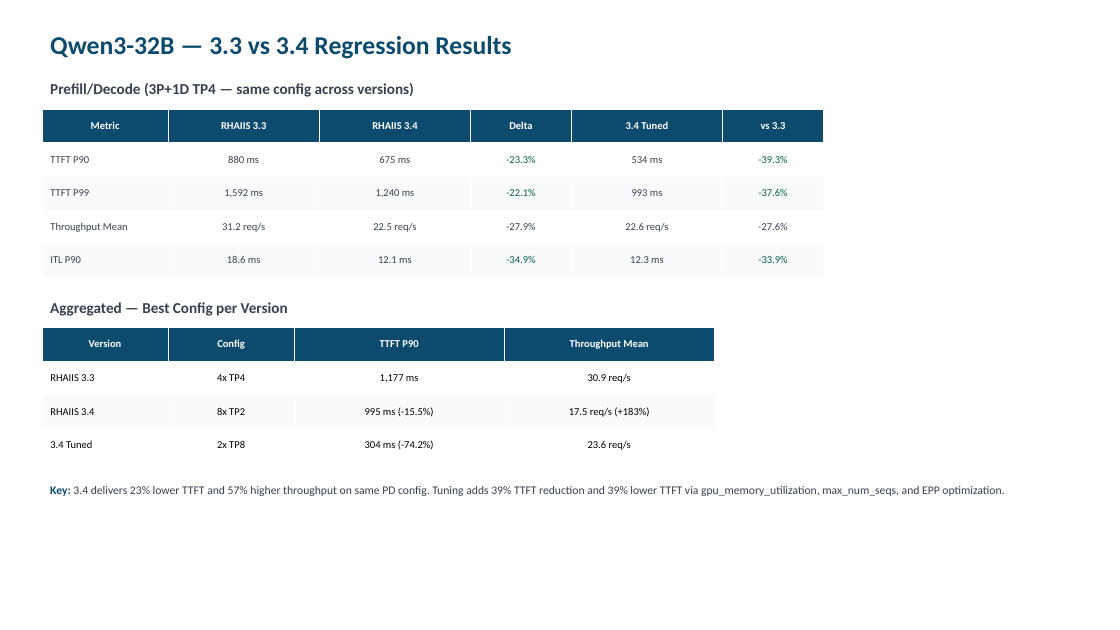
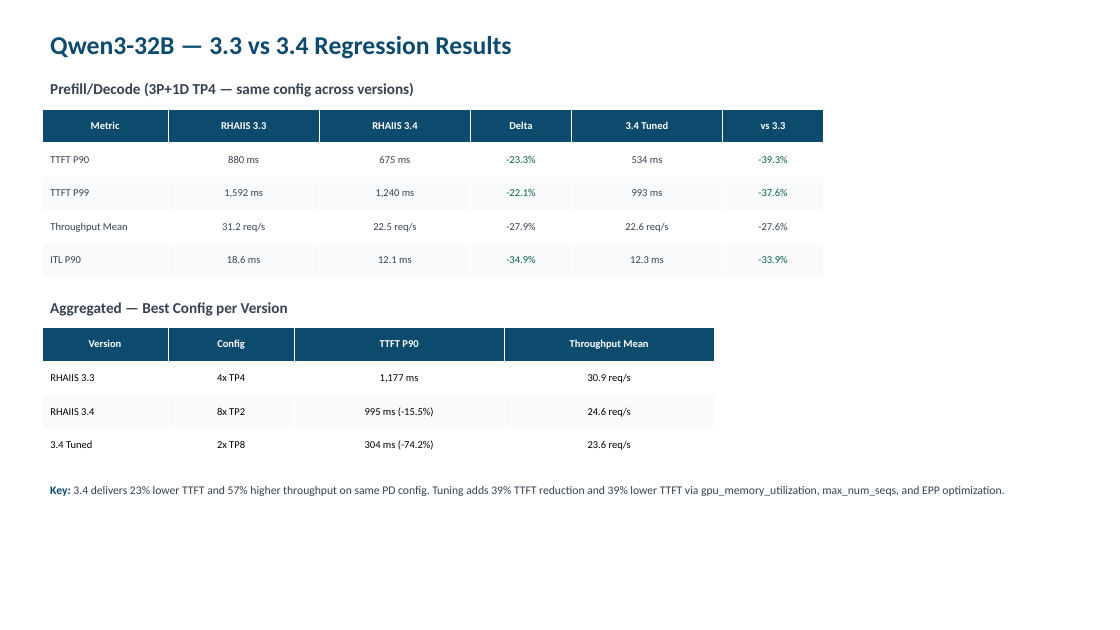
Before and after one commit to openshift-psap/serveit-studio, a slide deck: slide 4 of docs/rhaiis-3.3-vs-3.4-final.pptx. Drawn at 1120x630 pixels with LibreOffice and Linux fonts; fonts in the diff are those of the drawing. Boxes give left, top, right and bottom in pixels: in the first picture for what was removed or moved away, otherwise in the second. Text is boxed around its words. In the diff, an @@ line names an element or a change of style, - is before the commit and + after.

```diff
--- a/docs/rhaiis-3.3-vs-3.4-final.pptx
+++ b/docs/rhaiis-3.3-vs-3.4-final.pptx
@@ table at (42,328,714,462) @@
-row 3, column 4: 17.5 req/s (+183%)
+row 3, column 4: 24.6 req/s
```
Also in this commit, not shown: 3 other slides changed.
